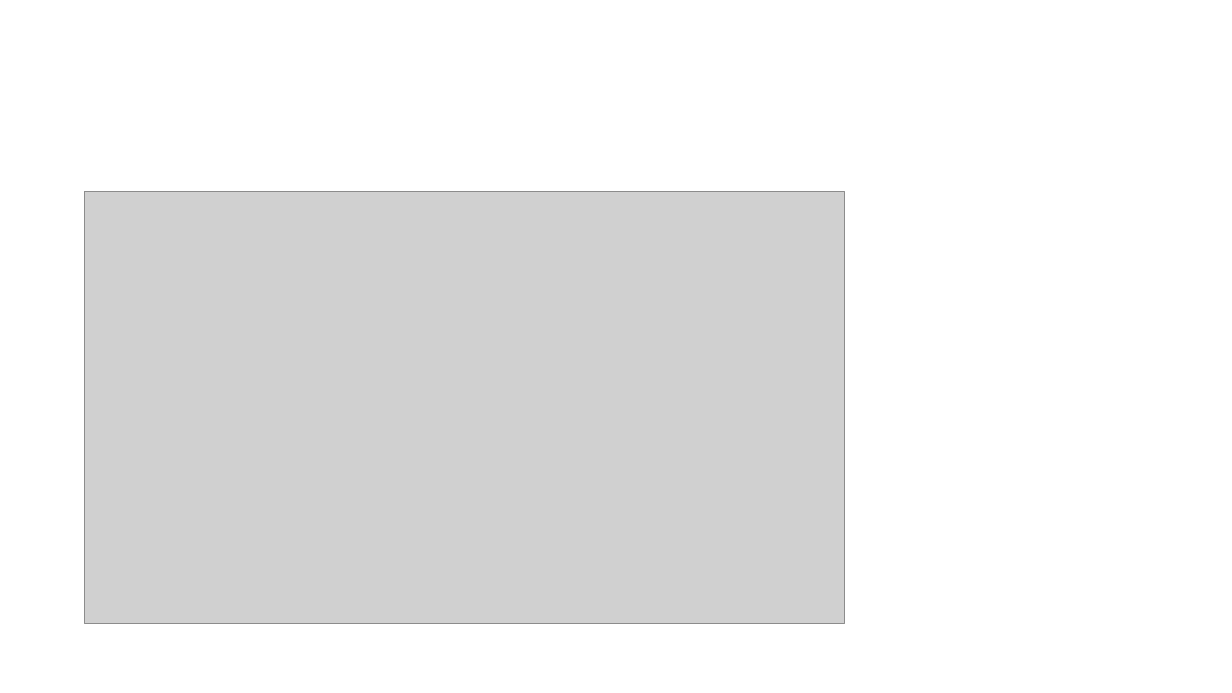
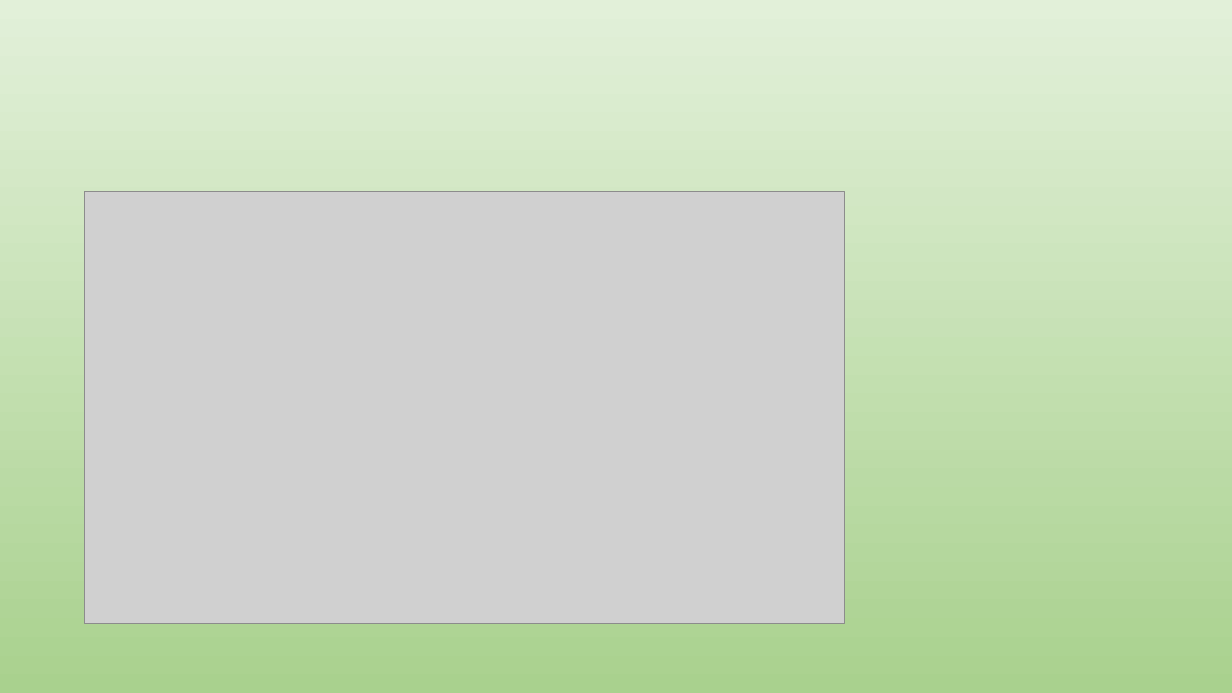
Before and after one commit to jwl1109/IOT, a slide deck: slide 12 of VLSI design 설계 실습/2025-06-13.pptx (slide 7 before the commit). Drawn at 1232x693 pixels with LibreOffice and Linux fonts; fonts in the diff are those of the drawing; grey boxes stand for pictures. Boxes give left, top, right and bottom in pixels: in the first picture for what was removed or moved away, otherwise in the second. Text is boxed around its words. In the diff, an @@ line names an element or a change of style, - is before the commit and + after.

```diff
--- a/VLSI design 설계 실습/2025-06-13.pptx
+++ b/VLSI design 설계 실습/2025-06-13.pptx
@@ background #FFFFFF to gradient #E2F0D9 to #A9D18E @@
```
Also in this commit, not shown: 1 other slide changed, 10 slides added, 7 slides removed, 1 other file.
